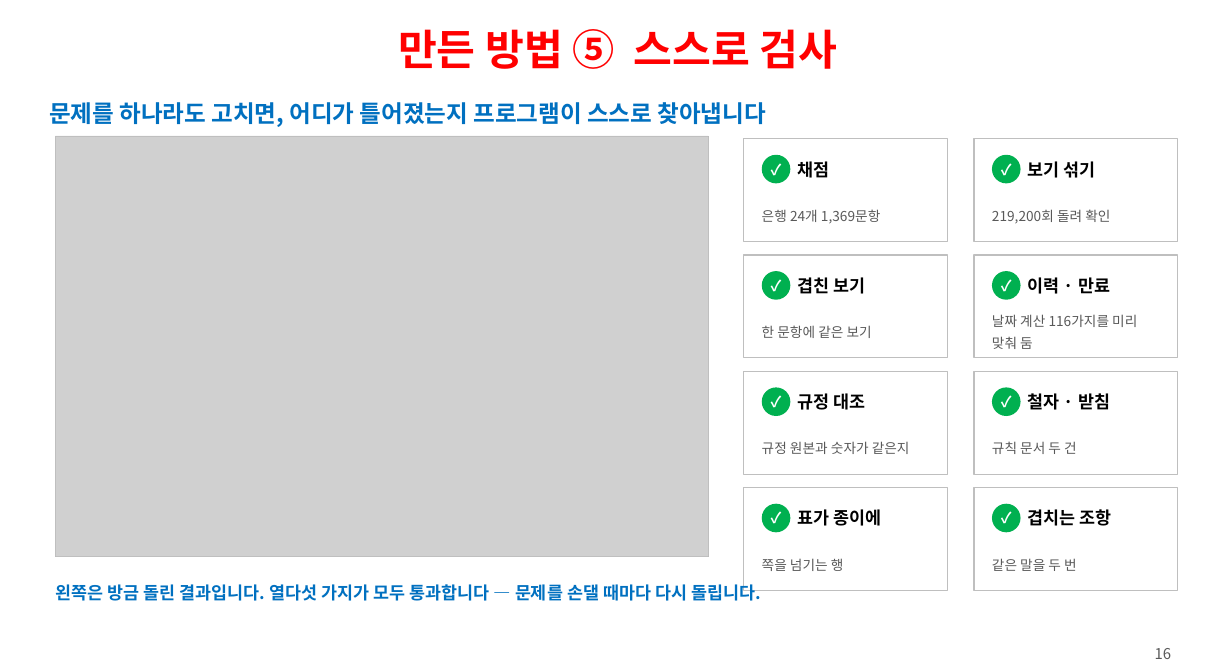
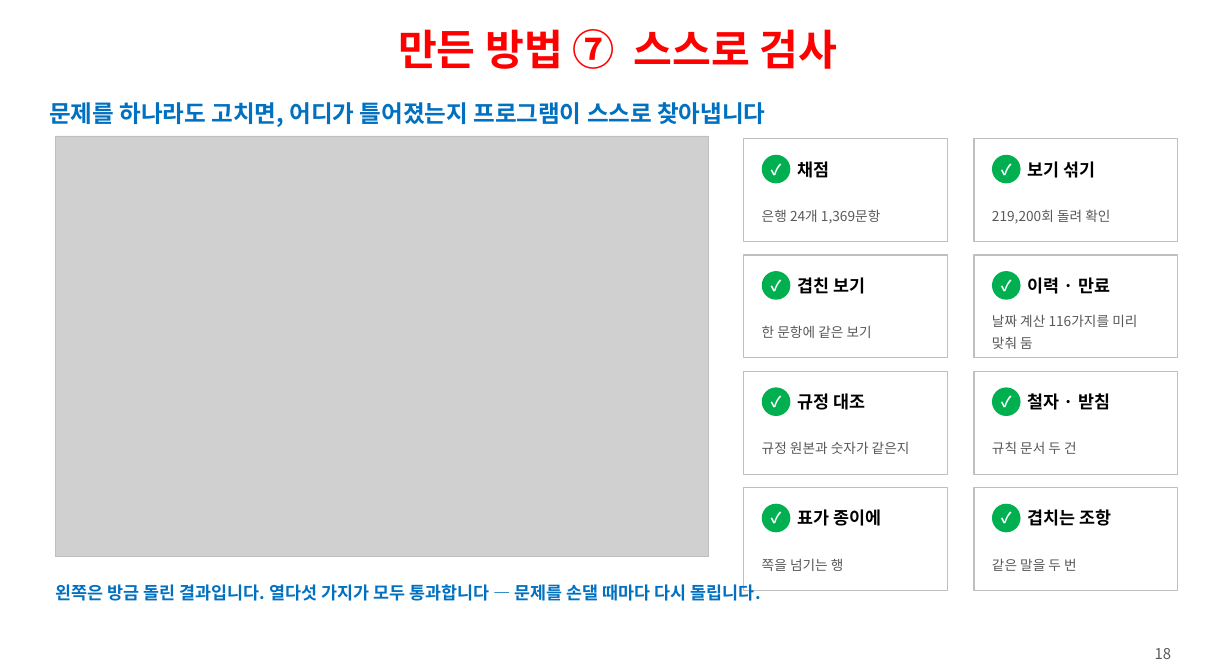
Before and after one commit to ys1277-sys/HIENDT-CBT, a slide deck: slide 18 of docs/발표자료-CBT-2026-08.pptx (slide 16 before the commit). Drawn at 1232x671 pixels with LibreOffice and Linux fonts; fonts in the diff are those of the drawing; grey boxes stand for pictures. Boxes give left, top, right and bottom in pixels: in the first picture for what was removed or moved away, otherwise in the second. Text is boxed around its words. In the diff, an @@ line names an element or a change of style, - is before the commit and + after.

```diff
--- a/docs/발표자료-CBT-2026-08.pptx
+++ b/docs/발표자료-CBT-2026-08.pptx
@@ text at [398,29,838,69]: text changed @@
-만든 방법 ⑤ 스스로 검사
+만든 방법 ⑦ 스스로 검사
@@ text at [1155,648,1171,659]: text changed @@
-16
+18
```
Also in this commit, not shown: 8 other slides changed, 2 slides added, 1 slide removed, 1 other file.
